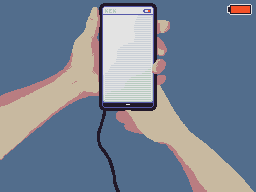
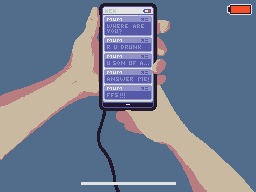
Before/after of a 256×192 layered artwork. What changed in the layer stack:
added group "UI" with 3 layers above "PhoneScreen" over [81, 16, 176, 185]
added layer "Steadiness" in group "UI" over [81, 182, 176, 185]
renamed "WP" to "MumMSG", painted on it over [104, 16, 152, 100]
renamed "Layer 8" to "BG", painted on it over [104, 16, 152, 100]
